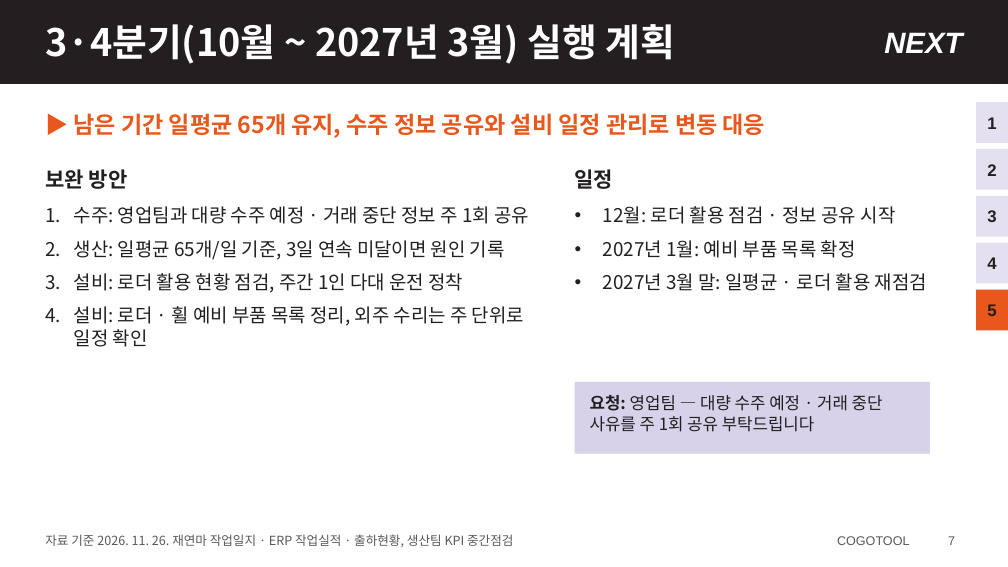
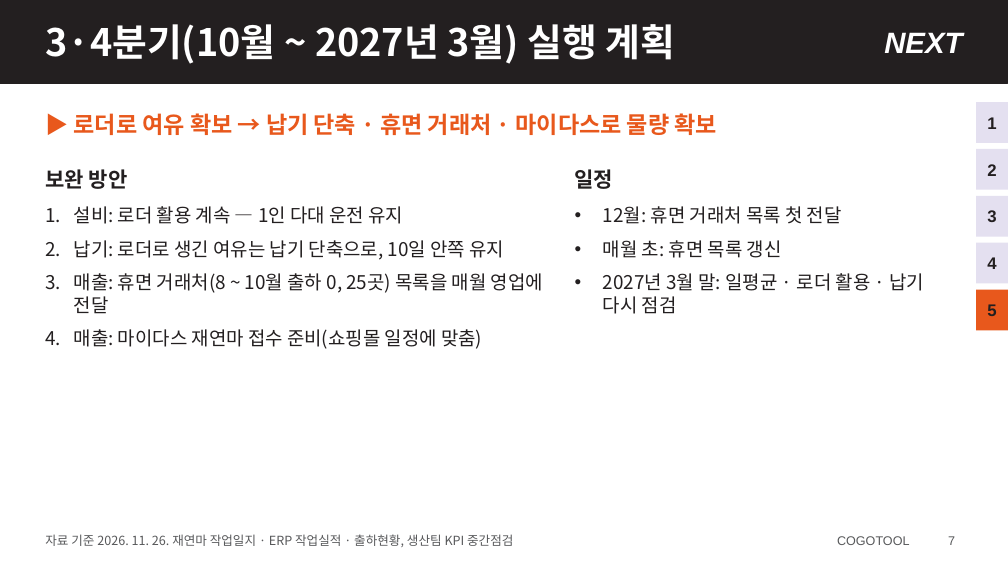
Before and after one commit to HanKyungJun/koreatooling-portal, a slide deck: slide 7 of wiki/reports/07_KPI/생산팀_KPI_중간점검_20261128.pptx. Drawn at 1008x567 pixels with LibreOffice and Linux fonts; fonts in the diff are those of the drawing. Boxes give left, top, right and bottom in pixels: in the first picture for what was removed or moved away, otherwise in the second. Text is boxed around its words. In the diff, an @@ line names an element or a change of style, - is before the commit and + after.

Commit message:
KPI 중간점검 발표자료 최종 — 4~9월 기준 · 실행 계획 4줄 (2026-11-27)

```diff
--- a/wiki/reports/07_KPI/생산팀_KPI_중간점검_20261128.pptx
+++ b/wiki/reports/07_KPI/생산팀_KPI_중간점검_20261128.pptx
@@ text at (74,113,717,135): text changed @@
-▶ 남은 기간 일평균 65개 유지, 수주 정보 공유와 설비 일정 관리로 변동 대응
+▶ 로더로 여유 확보 → 납기 단축 · 휴면 거래처 · 마이다스로 물량 확보
@@ text at (74,206,543,349): text changed @@
-1. 수주: 영업팀과 대량 수주 예정 · 거래 중단 정보 주 1회 공유
-2. 생산: 일평균 65개/일 기준, 3일 연속 미달이면 원인 기록
-3. 설비: 로더 활용 현황 점검, 주간 1인 다대 운전 정착
-4. 설비: 로더 · 휠 예비 부품 목록 정리, 외주 수리는 주 단위로 일정 확인
+1. 설비: 로더 활용 계속 — 1인 다대 운전 유지
+2. 납기: 로더로 생긴 여유는 납기 단축으로, 10일 안쪽 유지
+3. 매출: 휴면 거래처(8 ~ 10월 출하 0, 25곳) 목록을 매월 영업에 전달
+4. 매출: 마이다스 재연마 접수 준비(쇼핑몰 일정에 맞춤)
@@ text at (603,206,925,314): text changed @@
-• 12월: 로더 활용 점검 · 정보 공유 시작
-• 2027년 1월: 예비 부품 목록 확정
-• 2027년 3월 말: 일평균 · 로더 활용 재점검
+• 12월: 휴면 거래처 목록 첫 전달
+• 매월 초: 휴면 목록 갱신
+• 2027년 3월 말: 일평균 · 로더 활용 · 납기 다시 점검
@@ rectangle removed at (575,382,930,454) @@
@@ text removed at (590,395,883,432) @@
-요청: 영업팀 — 대량 수주 예정 · 거래 중단 사유를 주 1회 공유 부탁드립니다
```
Also in this commit, not shown: 2 other slides changed, 1 other file.
